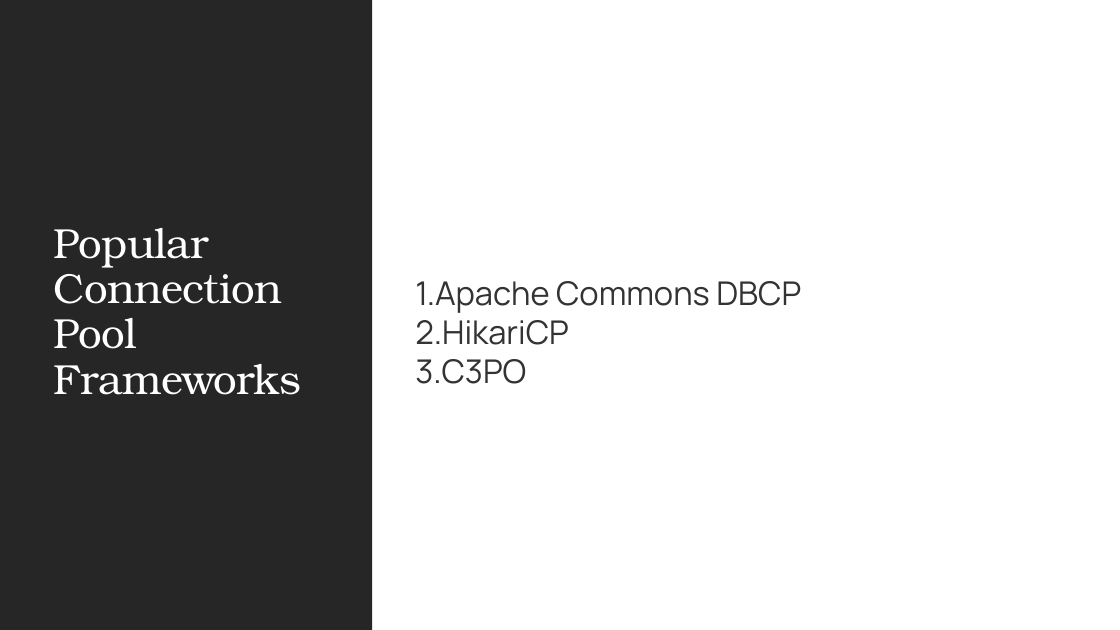
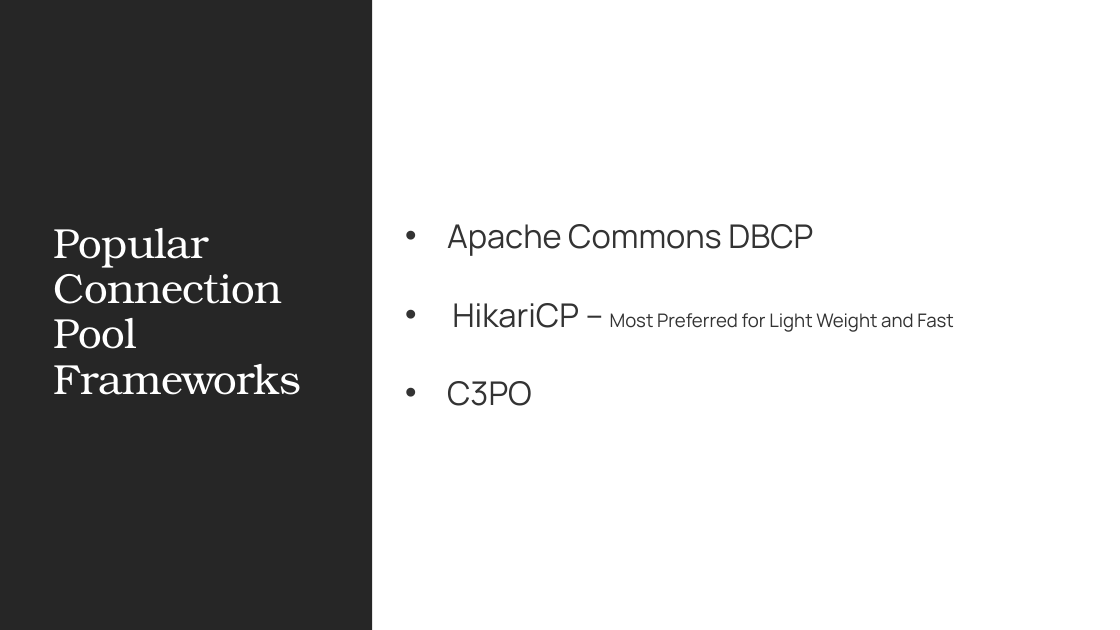
Before and after one commit to JSS-DEVCORE/JdbcExample, a slide deck: slide 19 of docs/JDBC Insights.pptx. Drawn at 1120x630 pixels with LibreOffice and Linux fonts; fonts in the diff are those of the drawing. Boxes give left, top, right and bottom in pixels: in the first picture for what was removed or moved away, otherwise in the second. Text is boxed around its words. In the diff, an @@ line names an element or a change of style, - is before the commit and + after.

```diff
--- a/docs/JDBC Insights.pptx
+++ b/docs/JDBC Insights.pptx
@@ text "Apache Commons DBCP": place and size @@
-text "Apache Commons DBCP" at bbox=[415, 281, 801, 384]
+text "Apache Commons DBCP" at bbox=[447, 224, 954, 406]
@@ text at bbox=[447, 224, 813, 406]: bullet 1. to • @@
@@ text at bbox=[452, 303, 954, 332]: text changed; size 28 to 16 pt @@
-2. HikariCP
+• HikariCP – Most Preferred for Light Weight and Fast
```
Also in this commit, not shown: 6 other slides changed, 1 other file.
